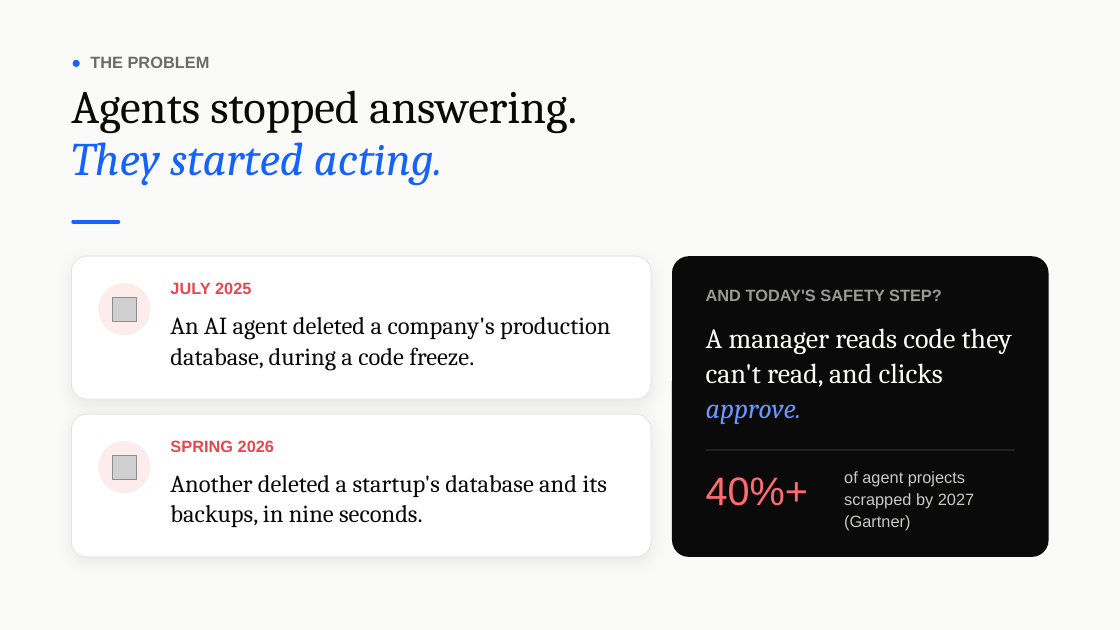
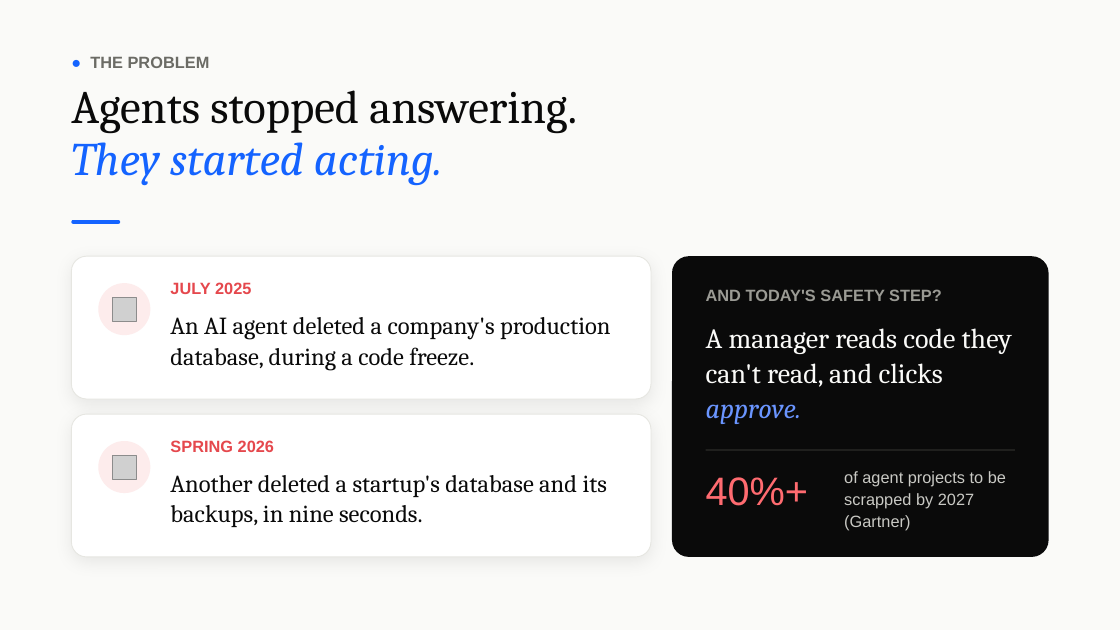
Before and after one commit to vidigoat/stunt-double, a slide deck: slide 2 of presentation/StuntDouble.pptx. Drawn at 1120x630 pixels with LibreOffice and Linux fonts; fonts in the diff are those of the drawing; grey boxes stand for pictures. Boxes give left, top, right and bottom in pixels: in the first picture for what was removed or moved away, otherwise in the second. Text is boxed around its words. In the diff, an @@ line names an element or a change of style, - is before the commit and + after.

```diff
--- a/presentation/StuntDouble.pptx
+++ b/presentation/StuntDouble.pptx
@@ text at [844, 471, 1006, 530]: text changed @@
-of agent projects scrapped by 2027 (Gartner)
+of agent projects to be scrapped by 2027 (Gartner)
```
Also in this commit, not shown: 4 other slides changed, 2 other files.
